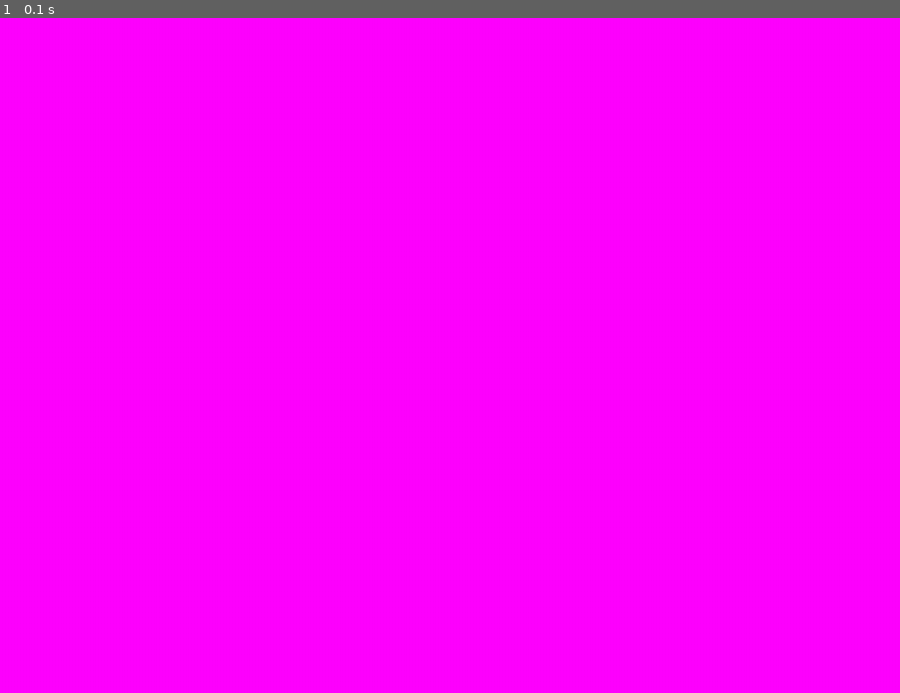
Above: before the commit, frame 1.
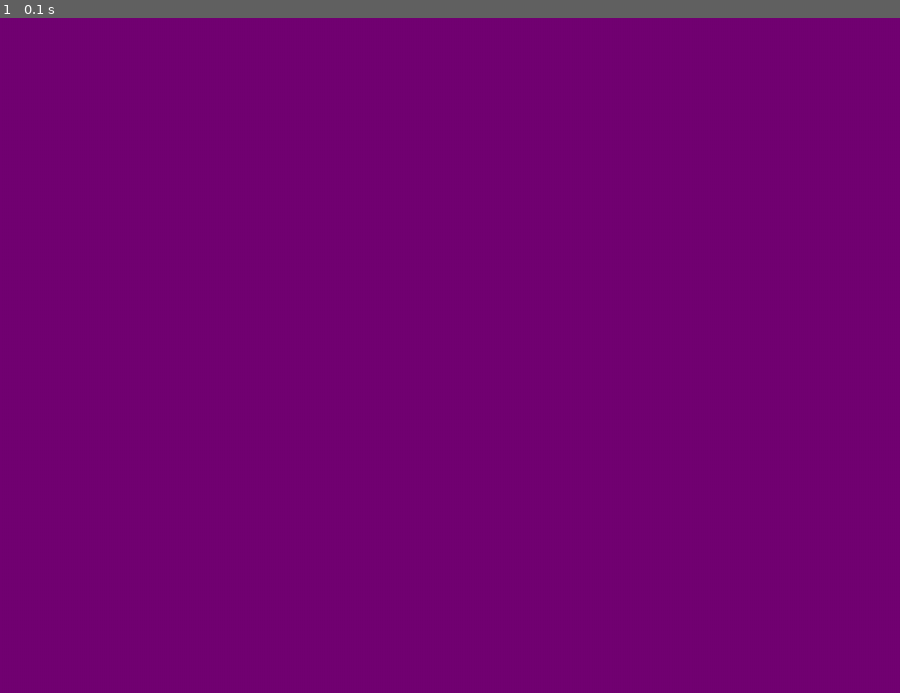
Above: after the commit, the same moment.

Repository: shadowfire-ew/pygame-experiments
Game: pygame game, started from grid_based_main.py
The game is run twice, just before and just after one commit, with the same random seed, the same clock (stepped at 60 frames per second) and the same inputs.
Inputs:
- Up to frame 1 (0.1 s): no input

The runs differ from the first frame. In frame 1, 100% of the frame differs, in the area x 0-100%, y 0-100%.

Commit message:
changed the background color to a slightly darker color

Diff:
--- a/grid_based_main.py
+++ b/grid_based_main.py
@@ -4,7 +4,7 @@
 # planning for 80x80 tiles
 #would make the grid 16 , 12
 
-bg = 255,0,255
+bg = 115,0,115
 
 def main():
     pygame.init()
